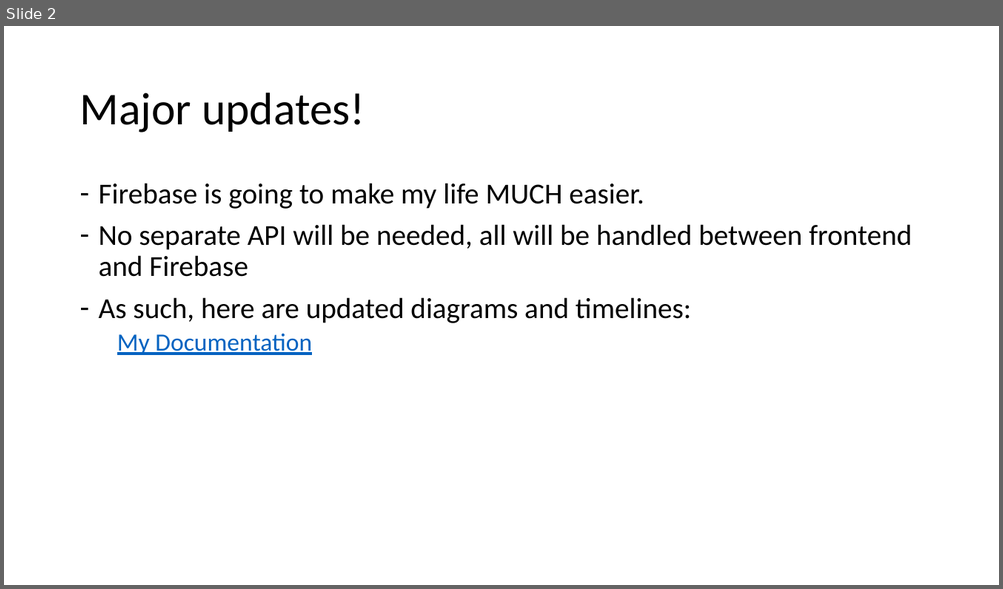
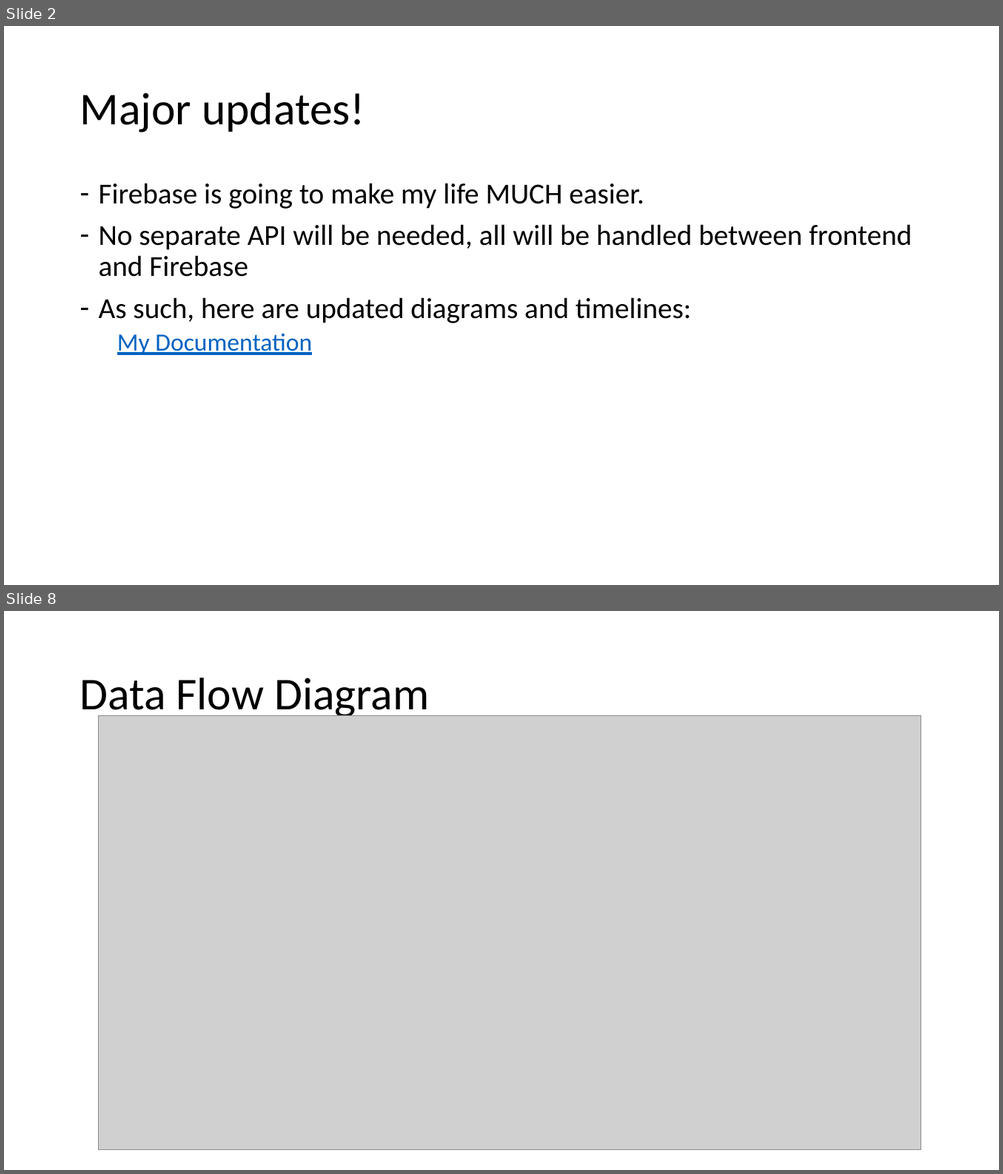
Before and after one commit to Skyward176/UnnamedFitnessApp, a slide deck: Documentation/Presentations/Presentation3.pptx. Shown one above the other, each under a label of ours: slide 2 before the commit, slides 2 and 8 after it; the slides between them are not shown. The pictures are 1003x589 and 1003x1174 pixels, drawn with LibreOffice and Linux fonts; fonts in the diff are those of the drawing; grey boxes stand for pictures. Boxes give left, top, right and bottom in pixels: in the first picture for what was removed or moved away, otherwise in the second. Text is boxed around its words. In the diff, an @@ line names an element or a change of style, - is before the commit and + after.

Commit message:
Complete User Flow User Flow diagram

```diff
--- a/Documentation/Presentations/Presentation3.pptx
+++ b/Documentation/Presentations/Presentation3.pptx
@@ slide 8 added at [4, 611, 999, 1170], background #FFFFFF @@
@@ title added at [79, 678, 429, 721], 44 pt, text #000000 @@
+Data Flow Diagram
@@ picture added at [99, 716, 921, 1150] @@
```
Also in this commit, not shown: 5 other slides added, 3 other files.
